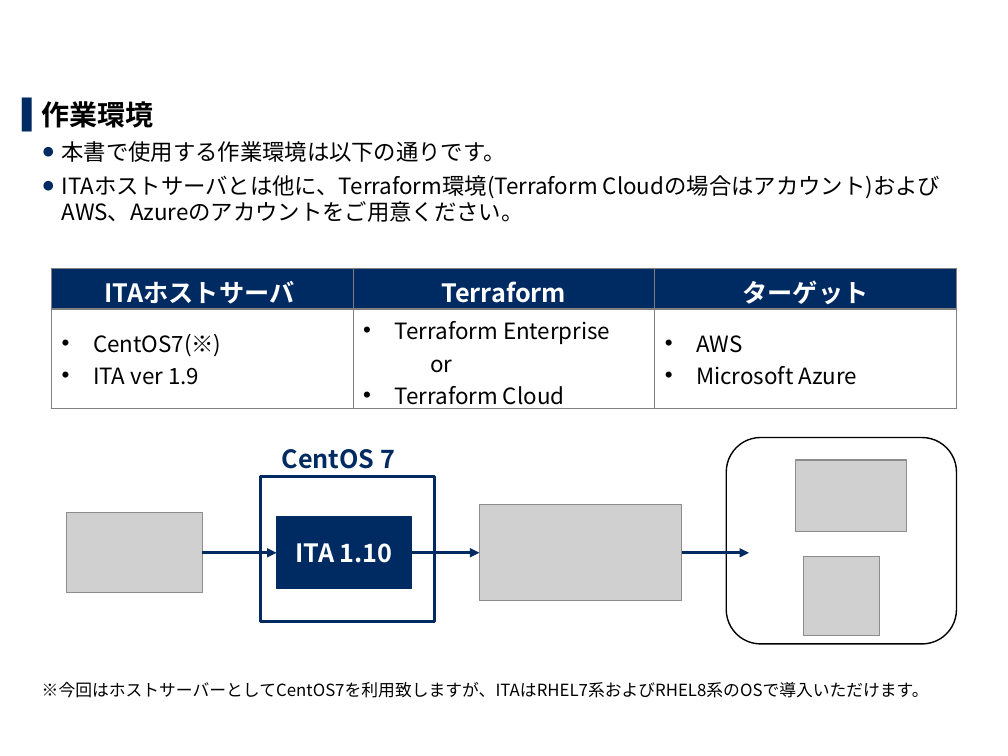
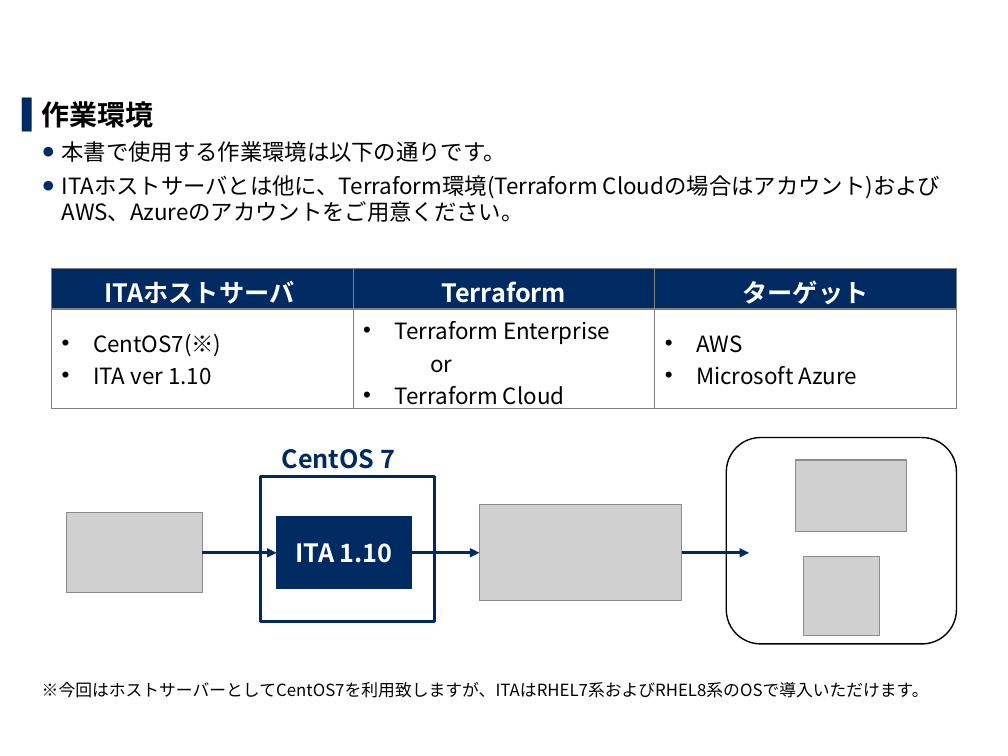
Before and after one commit to exastro-suite/it-automation-docs, a slide deck: slide 5 of asset/Learn_ja/ITA-Terraform-driver-practice_ja.pptx. Drawn at 1008x756 pixels with LibreOffice and Linux fonts; fonts in the diff are those of the drawing; grey boxes stand for pictures; background and template pictures are left out. Boxes give left, top, right and bottom in pixels: in the first picture for what was removed or moved away, otherwise in the second. Text is boxed around its words. In the diff, an @@ line names an element or a change of style, - is before the commit and + after.

```diff
--- a/asset/Learn_ja/ITA-Terraform-driver-practice_ja.pptx
+++ b/asset/Learn_ja/ITA-Terraform-driver-practice_ja.pptx
@@ table at [51, 268, 956, 413] @@
-row 2, column 1: CentOS7(※) / ITA ver 1.9
+row 2, column 1: CentOS7(※) / ITA ver 1.10
```
Also in this commit, not shown: 1 other file.
